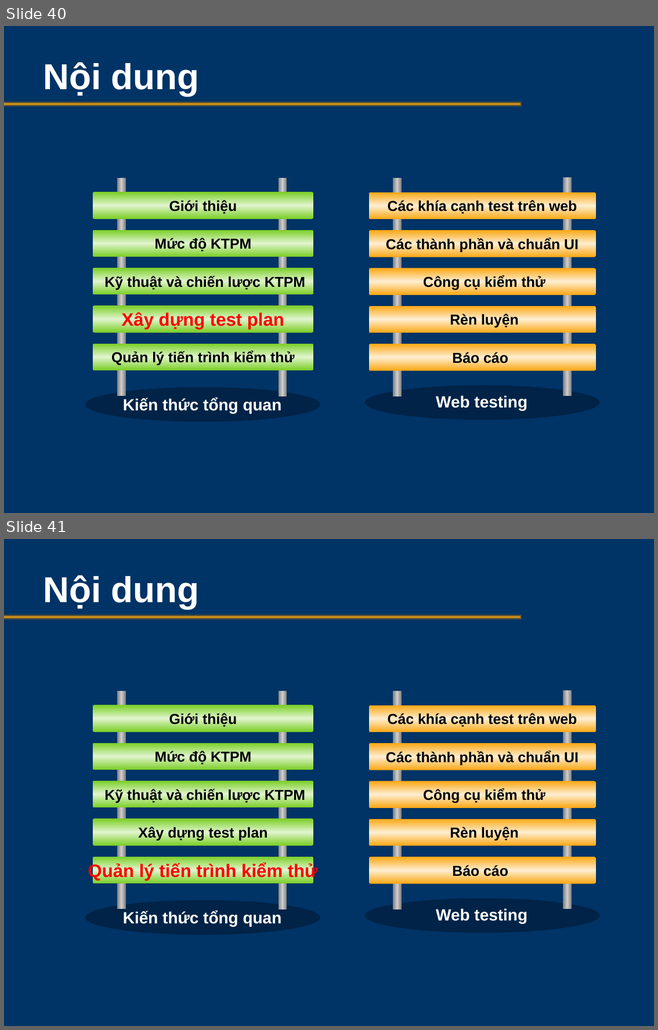
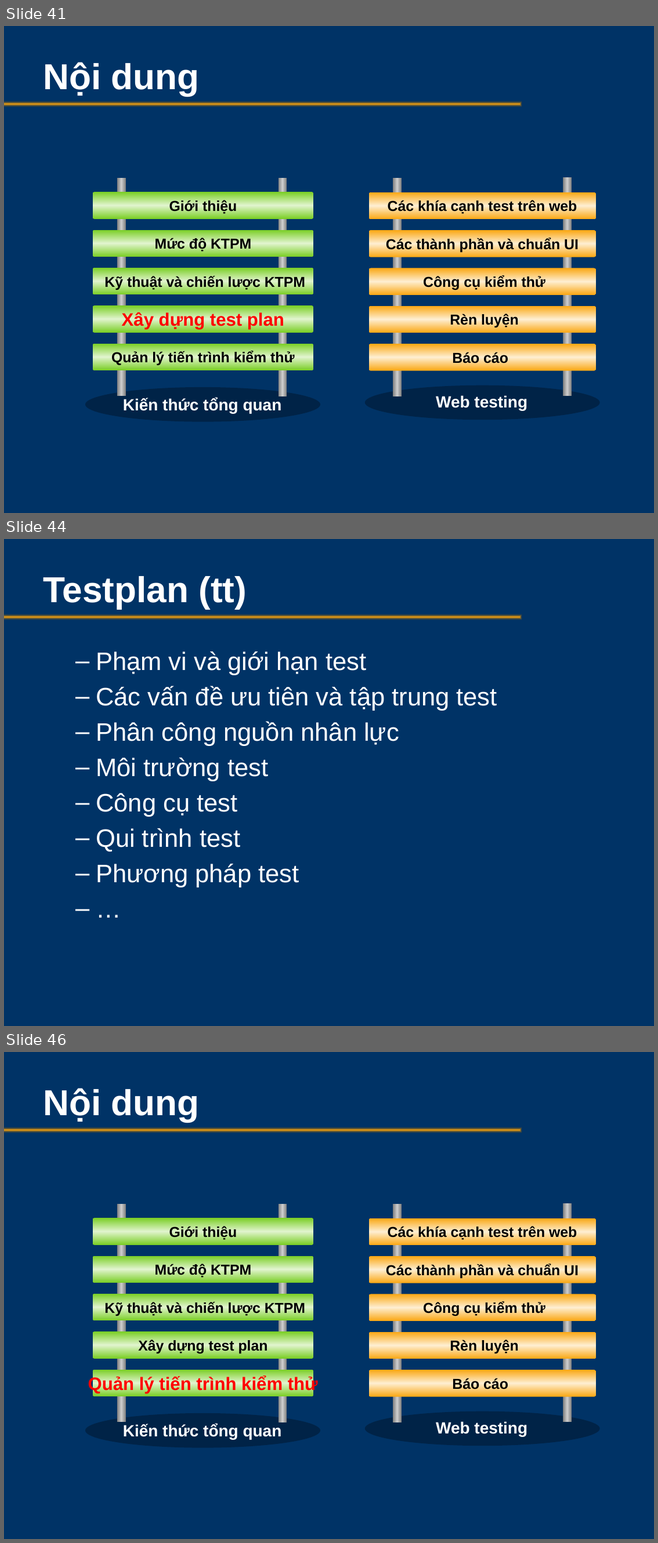
Before and after one commit to testervn/ka-caohoc, a slide deck: QA-QC/SoftwareTesting.pptx. Shown one above the other, each under a label of ours: slides 40 and 41 before the commit, slides 41, 44 and 46 after it; the slides between them are not shown. The pictures are 658x1030 and 658x1543 pixels, drawn with LibreOffice and Linux fonts; fonts in the diff are those of the drawing; background and template pictures are left out. Boxes give left, top, right and bottom in pixels: in the first picture for what was removed or moved away, otherwise in the second. Text is boxed around its words. In the diff, an @@ line names an element or a change of style, - is before the commit and + after.

```diff
--- a/QA-QC/SoftwareTesting.pptx
+++ b/QA-QC/SoftwareTesting.pptx
@@ slide 44 added at (4, 539, 654, 1026), background picture (left out); not listed: 1 template element that a slide beside it also shows @@
@@ title added at (43, 576, 246, 609), 40 pt, text #FFFFFF, bold @@
+Testplan (tt)
@@ text added at (96, 652, 497, 888), 28 pt, text #FFFFFF @@
+  – Phạm vi và giới hạn test
+  – Các vấn đề ưu tiên và tập trung test
+  – Phân công nguồn nhân lực
+  – Môi trường test
+  – Công cụ test
+  – Qui trình test
+  – Phương pháp test
+  – …
@@ what was slide 40 is now slide 41 @@
@@ what was slide 41 is now slide 46 @@
```
Also in this commit, not shown: 6 other slides added.
